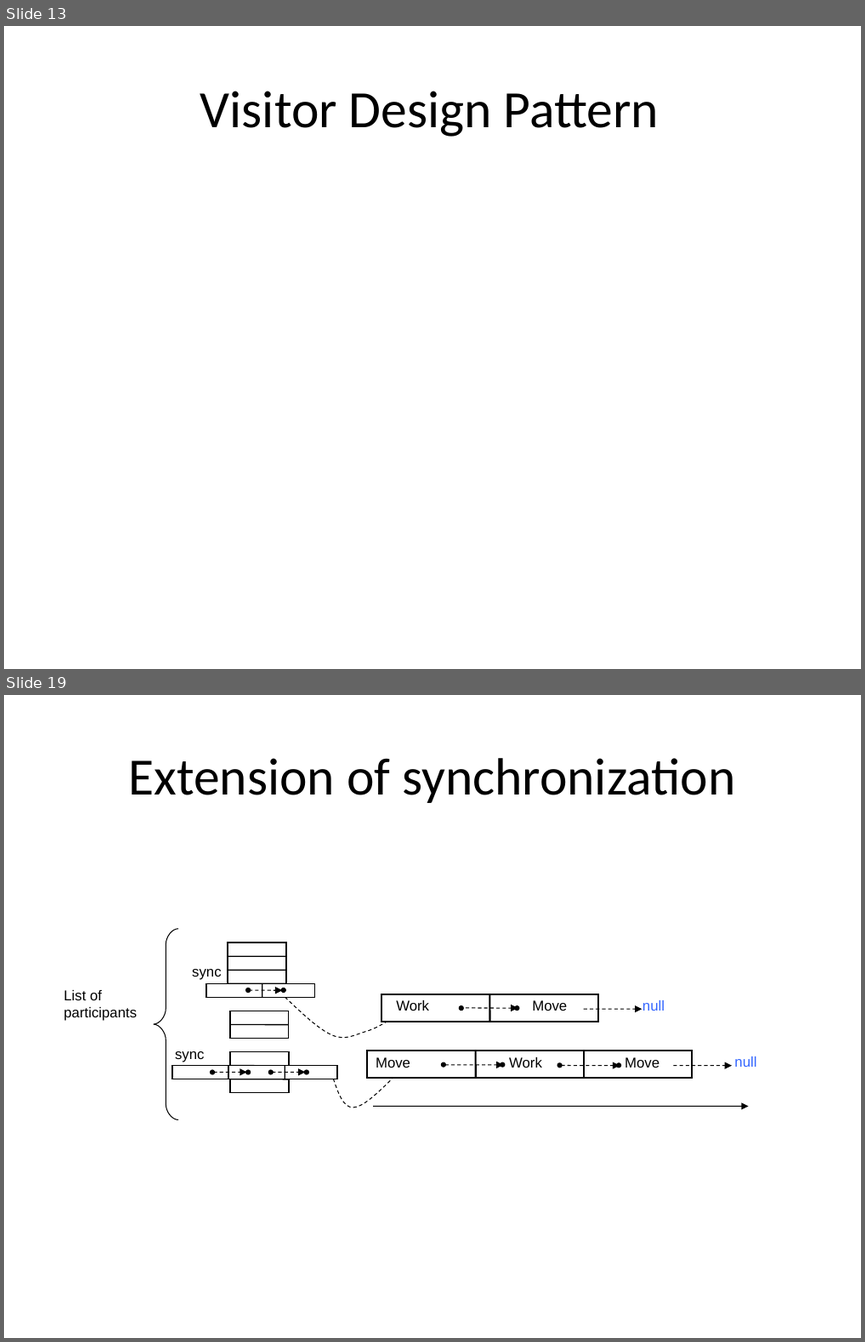
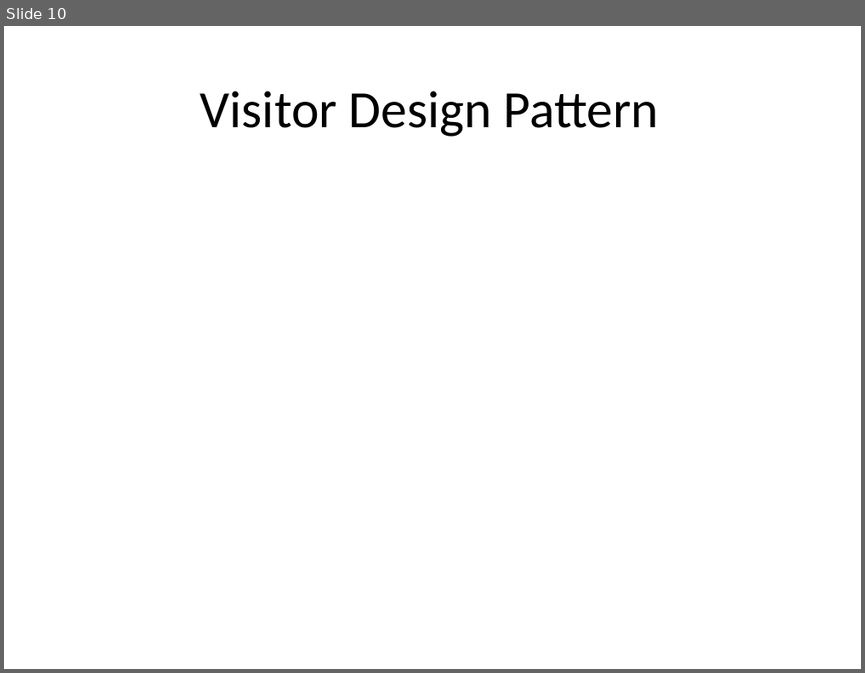
Before and after one commit to isurup/kalle-martin-group, a slide deck: SSE2/slides/1 Analysis.ppt. Shown one above the other, each under a label of ours: slides 13 and 19 before the commit, slide 10 after it; the slides between them are not shown. The pictures are 865x1342 and 865x673 pixels, drawn with LibreOffice and Linux fonts; fonts in the diff are those of the drawing. Boxes give left, top, right and bottom in pixels: in the first picture for what was removed or moved away, otherwise in the second. Text is boxed around its words. In the diff, an @@ line names an element or a change of style, - is before the commit and + after.

```diff
--- a/SSE2/slides/1 Analysis.ppt
+++ b/SSE2/slides/1 Analysis.ppt
@@ slide 19 removed at (4,695,861,1338), background #FFFFFF @@
@@ title removed at (128,758,735,803) @@
-Extension of synchronization
@@ group removed at (64,929,756,1120): 12 lines, 12 ellipses, 10 texts, 9 rectangles, 9 arrows, 3 freeform shapes @@
-sync
-sync
-Work
-Move
-Move
-Work
-Move
-null
-null
-List of participants
@@ what was slide 13 is now slide 10 @@
```
Also in this commit, not shown: 9 other slides removed.
